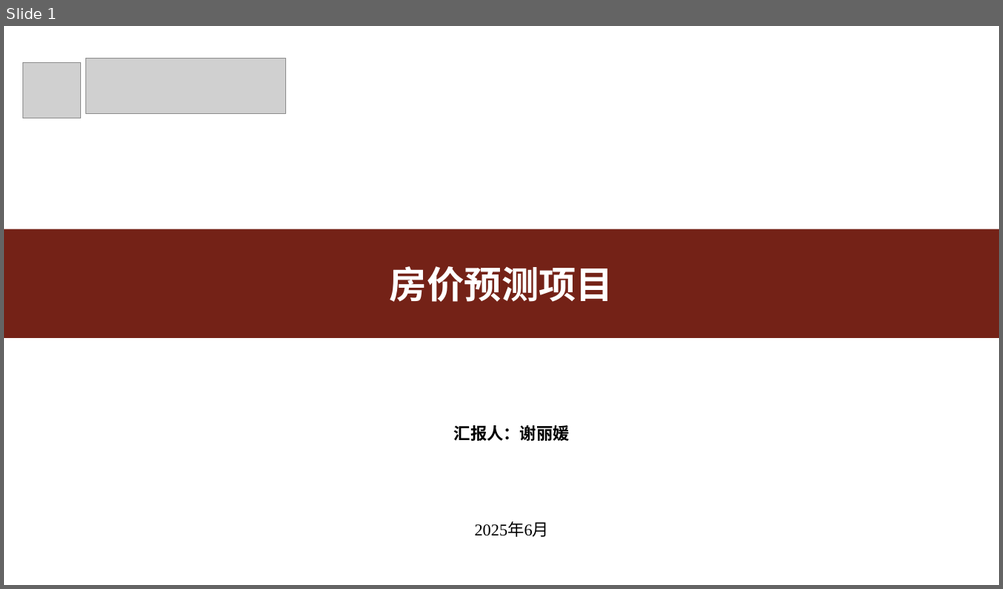
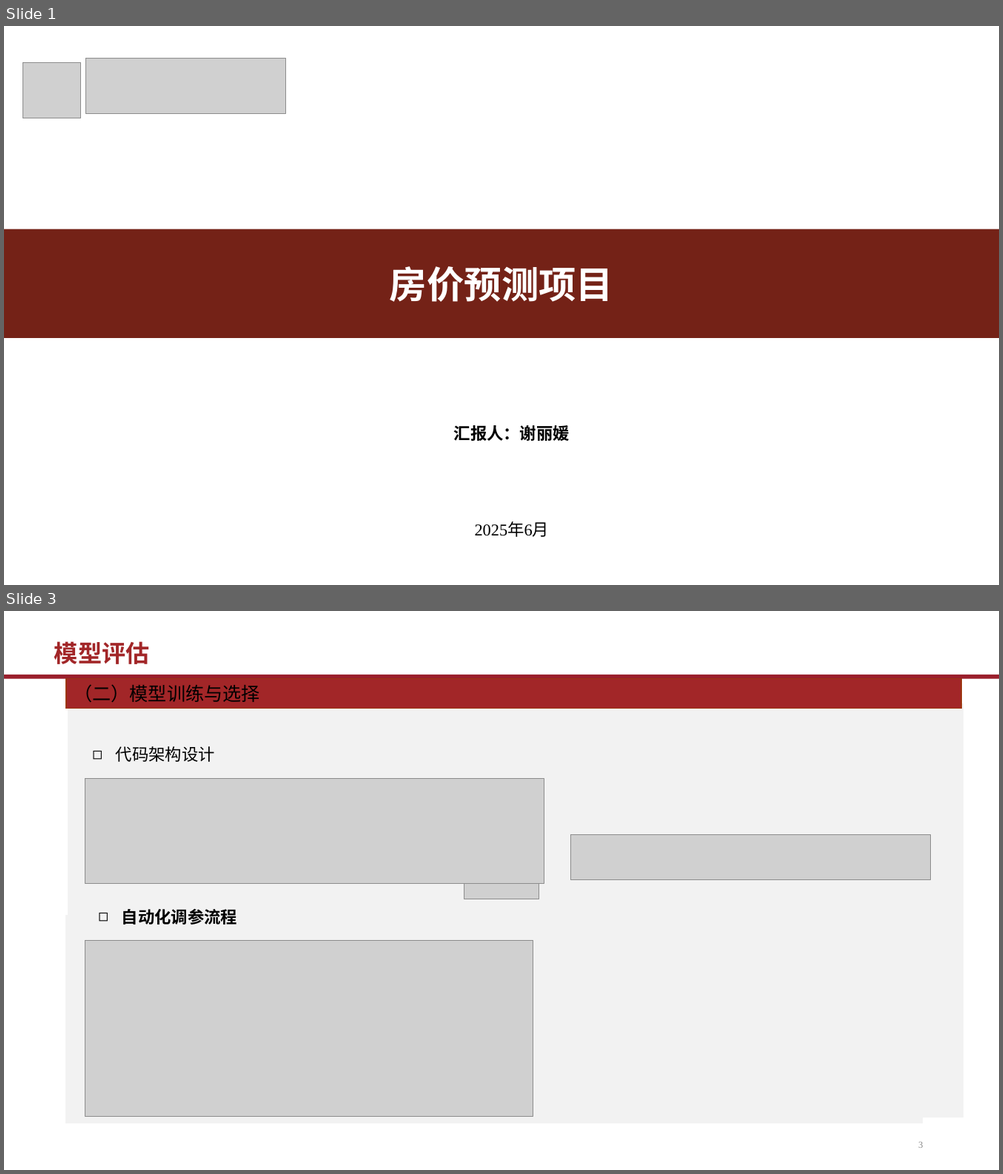
Before and after one commit to Quant-of-Renmin-University/QuantEcon2025_RUC, a slide deck: Homework/math/2022202763/FinalExam_slides_2022202763.pptx. Shown one above the other, each under a label of ours: slide 1 before the commit, slides 1 and 3 after it; the slides between them are not shown. The pictures are 1003x589 and 1003x1174 pixels, drawn with LibreOffice and Linux fonts; fonts in the diff are those of the drawing; grey boxes stand for pictures; background and template pictures are left out. Boxes give left, top, right and bottom in pixels: in the first picture for what was removed or moved away, otherwise in the second. Text is boxed around its words. In the diff, an @@ line names an element or a change of style, - is before the commit and + after.

```diff
--- a/Homework/math/2022202763/FinalExam_slides_2022202763.pptx
+++ b/Homework/math/2022202763/FinalExam_slides_2022202763.pptx
@@ slide 3 added at bbox=[4, 611, 999, 1170], background #FFFFFF @@
@@ title added at bbox=[54, 641, 150, 664], 23 pt, text #A22628, bold @@
+模型评估
@@ rectangle added at bbox=[4, 675, 999, 679], fill #9A1F2C @@
@@ rectangle added at bbox=[66, 679, 961, 709], fill #A22628, outline #9C3511 1 pt, 18 pt, text #000000 @@
+（二）模型训练与选择
@@ rectangle added at bbox=[68, 703, 963, 1118], fill #F2F2F2, outline #F2F2F2 1 pt @@
@@ text added at bbox=[116, 746, 215, 762], 16 pt, text #000000 @@
+◻ 代码架构设计
@@ picture added at bbox=[85, 779, 544, 884] @@
@@ picture added at bbox=[570, 834, 930, 880] @@
@@ picture added at bbox=[464, 882, 539, 900] @@
@@ rectangle added at bbox=[66, 915, 922, 1124], fill #F2F2F2, outline #F2F2F2 1 pt @@
@@ text added at bbox=[122, 909, 237, 925], 16 pt, text #000000, bold @@
+◻ 自动化调参流程
@@ picture added at bbox=[85, 941, 533, 1117] @@
@@ page number added at bbox=[918, 1142, 922, 1148], 9 pt, text #8C8C8C @@
+3
```
Also in this commit, not shown: 2 slides changed, 2 other slides added, 3 slides removed.
